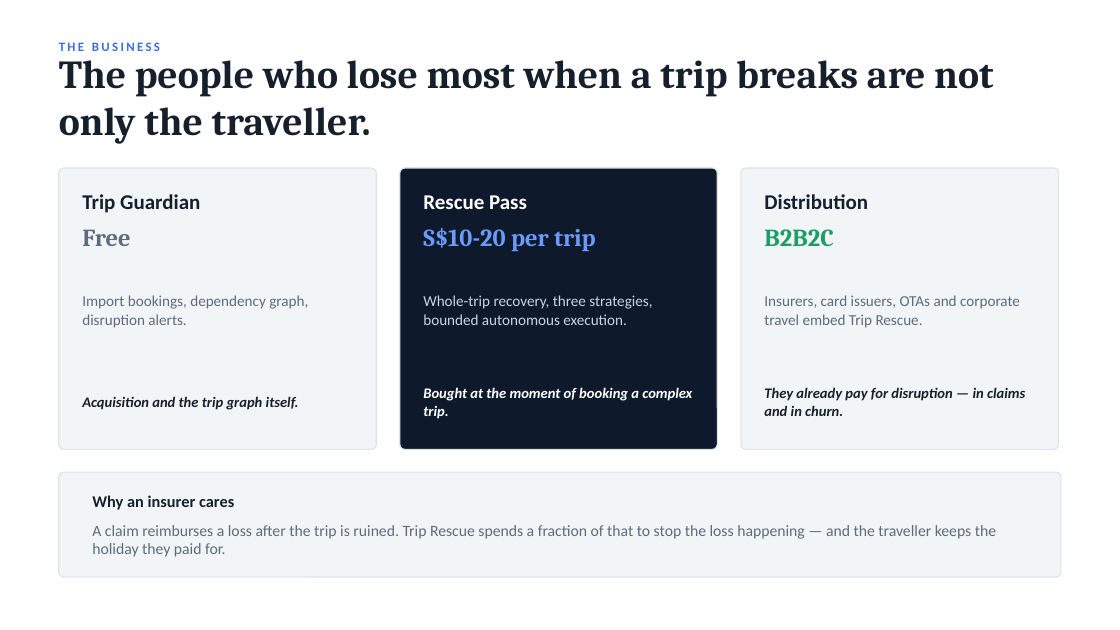
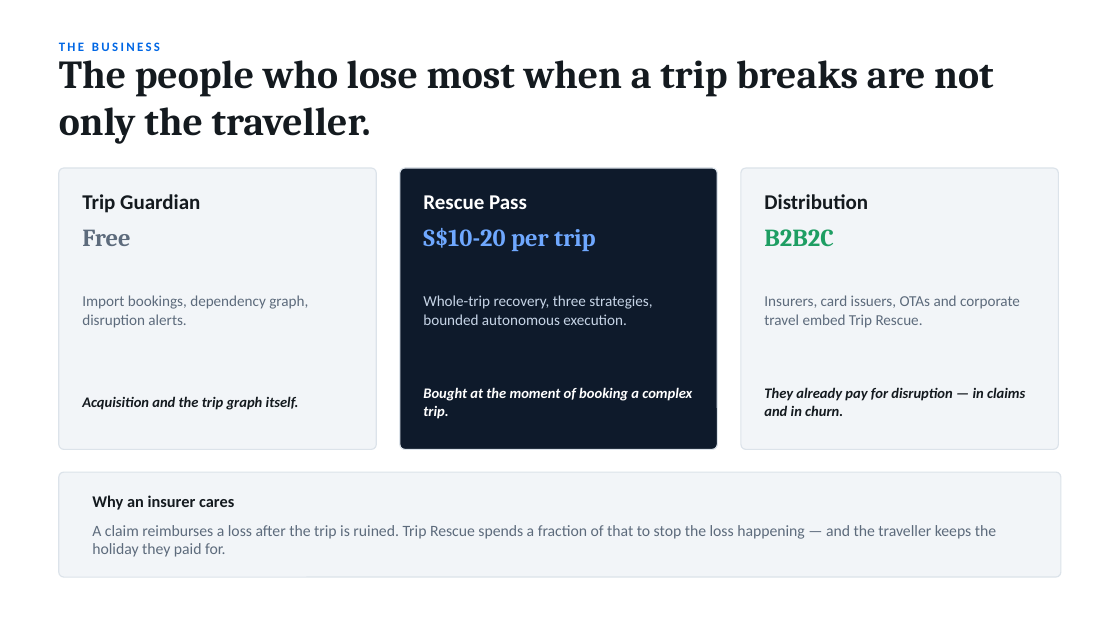
Before and after one commit to javerinetan/TripRescue, a slide deck: slide 11 of docs/TripRescue-pitch.pptx. Drawn at 1120x630 pixels with LibreOffice and Linux fonts; fonts in the diff are those of the drawing. Boxes give left, top, right and bottom in pixels: in the first picture for what was removed or moved away, otherwise in the second. Text is boxed around its words. In the diff, an @@ line names an element or a change of style, - is before the commit and + after.

```diff
--- a/docs/TripRescue-pitch.pptx
+++ b/docs/TripRescue-pitch.pptx
@@ text "THE BUSINESS" at (x1=59, y1=42, x2=160, y2=51): text colour #3B6FE0 to #0067E5 @@
```
Also in this commit, not shown: 10 other slides changed, 3 other files.
